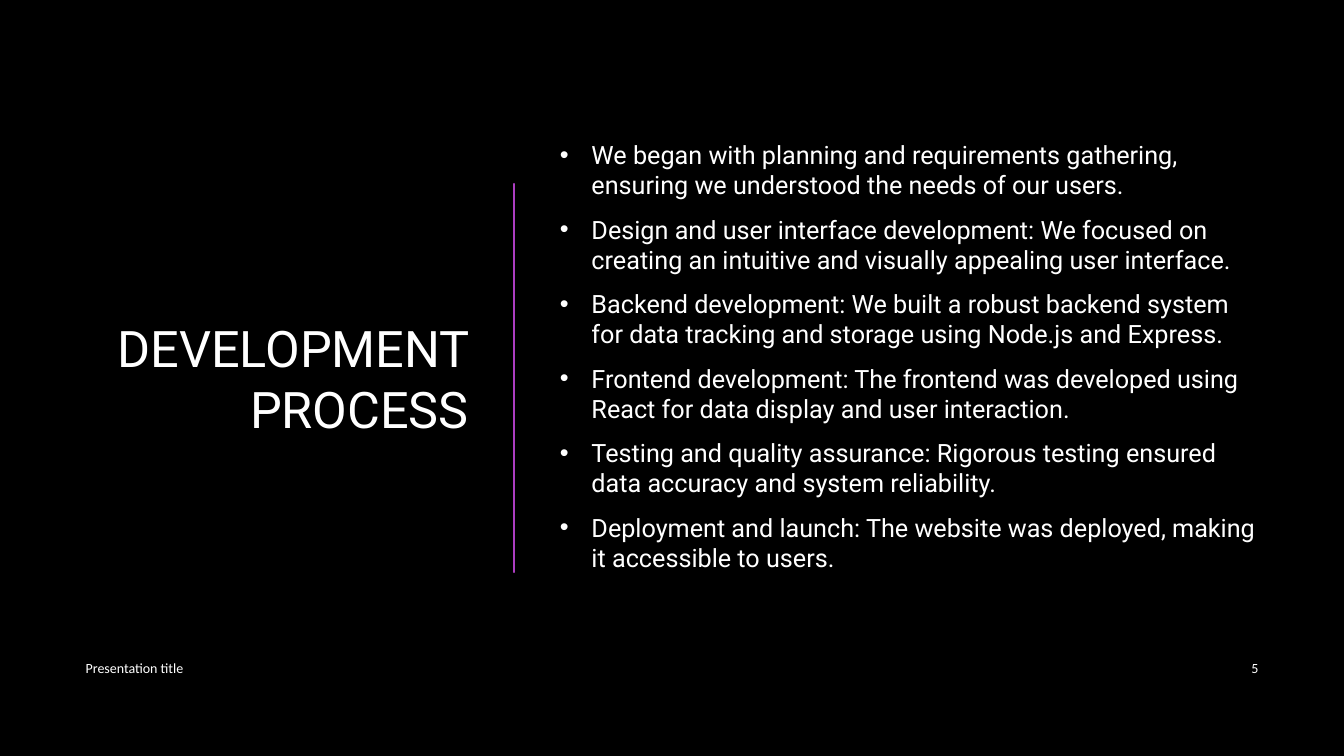
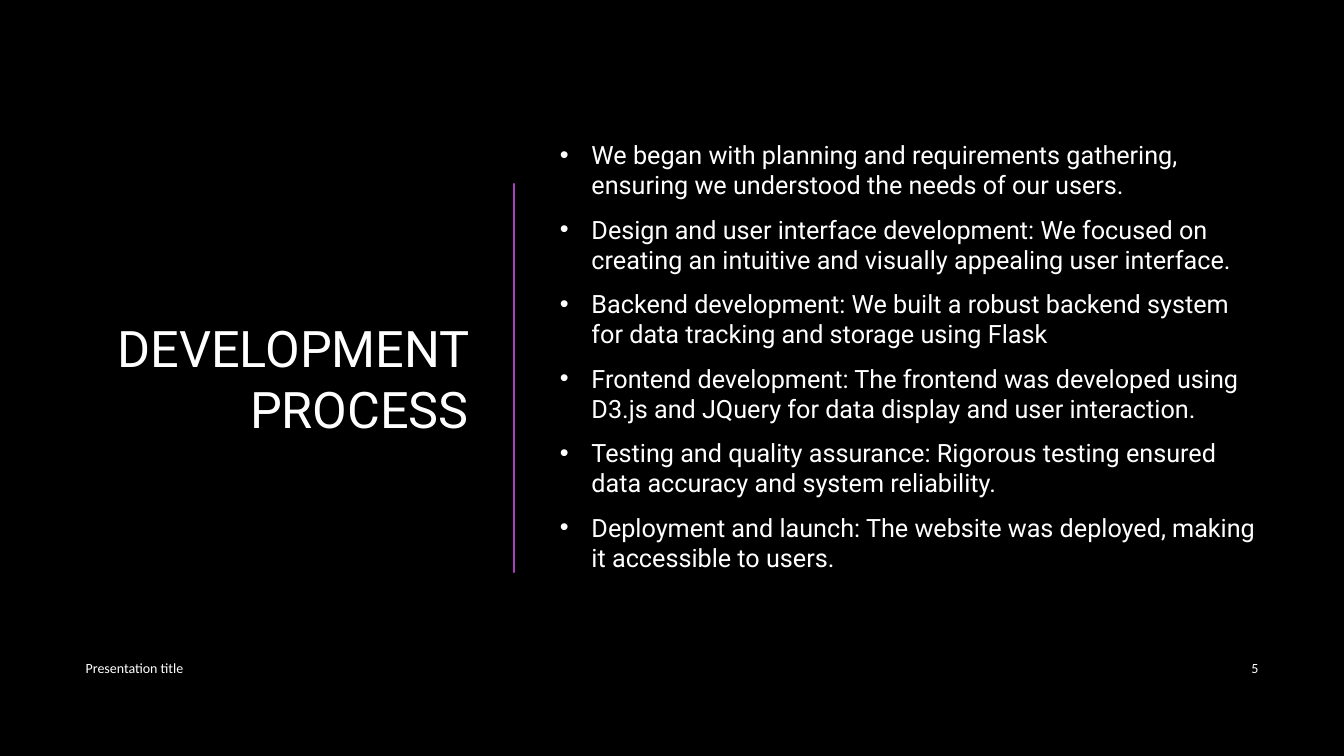
Before and after one commit to Fpolus/group-3-project, a slide deck: slide 5 of Project 3.pptx. Drawn at 1344x756 pixels with LibreOffice and Linux fonts; fonts in the diff are those of the drawing; background and template pictures are left out. Boxes give left, top, right and bottom in pixels: in the first picture for what was removed or moved away, otherwise in the second. Text is boxed around its words. In the diff, an @@ line names an element or a change of style, - is before the commit and + after.

```diff
--- a/Project 3.pptx
+++ b/Project 3.pptx
@@ text at [591, 294, 1238, 424]: text changed @@
-• Backend development: We built a robust backend system for data tracking and storage using Node.js and Express.
-• Frontend development: The frontend was developed using React for data display and user interaction.
+• Backend development: We built a robust backend system for data tracking and storage using Flask
+• Frontend development: The frontend was developed using D3.js and JQuery for data display and user interaction.
```
Also in this commit, not shown: 2 other slides changed, 1 other file.
